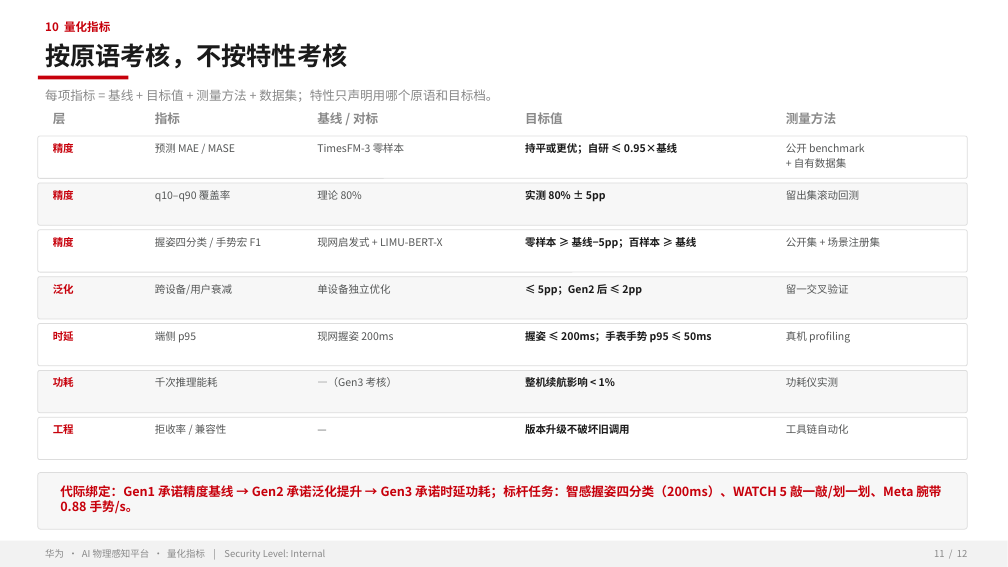
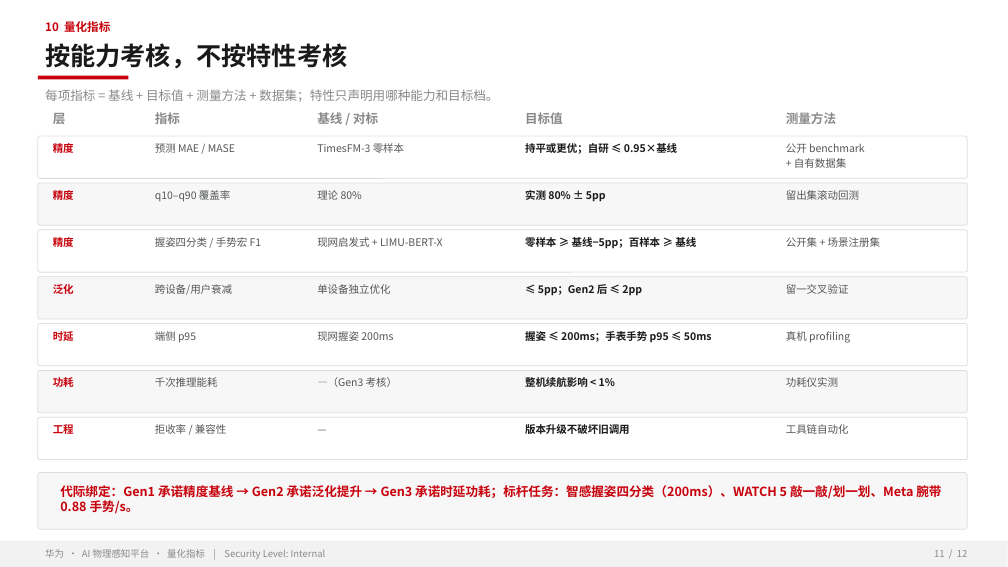
Before and after one commit to zhangrui1123/ai-physical-sensing, a slide deck: slide 11 of AI物理感知平台-华为汇报.pptx. Drawn at 1008x567 pixels with LibreOffice and Linux fonts; fonts in the diff are those of the drawing; background and template pictures are left out. Boxes give left, top, right and bottom in pixels: in the first picture for what was removed or moved away, otherwise in the second. Text is boxed around its words. In the diff, an @@ line names an element or a change of style, - is before the commit and + after.

```diff
--- a/AI物理感知平台-华为汇报.pptx
+++ b/AI物理感知平台-华为汇报.pptx
@@ text at [45, 43, 347, 69]: text changed @@
-按原语考核，不按特性考核
+按能力考核，不按特性考核
@@ text at [45, 89, 498, 102]: text changed @@
-每项指标 = 基线 + 目标值 + 测量方法 + 数据集；特性只声明用哪个原语和目标档。
+每项指标 = 基线 + 目标值 + 测量方法 + 数据集；特性只声明用哪种能力和目标档。
```
Also in this commit, not shown: 1 other slide changed, 1 other file.
